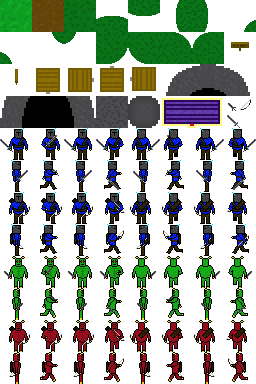
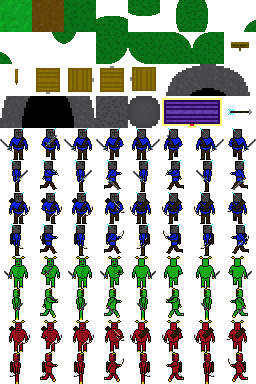
Layered file, before and after one edit (256 × 384). Changes by layer:
hid group "Reference Objects" (3 layers) over (227, 99, 251, 128)
added layer "Arrow" above "ENEMY ANIMATIONS" over (228, 109, 252, 115)
